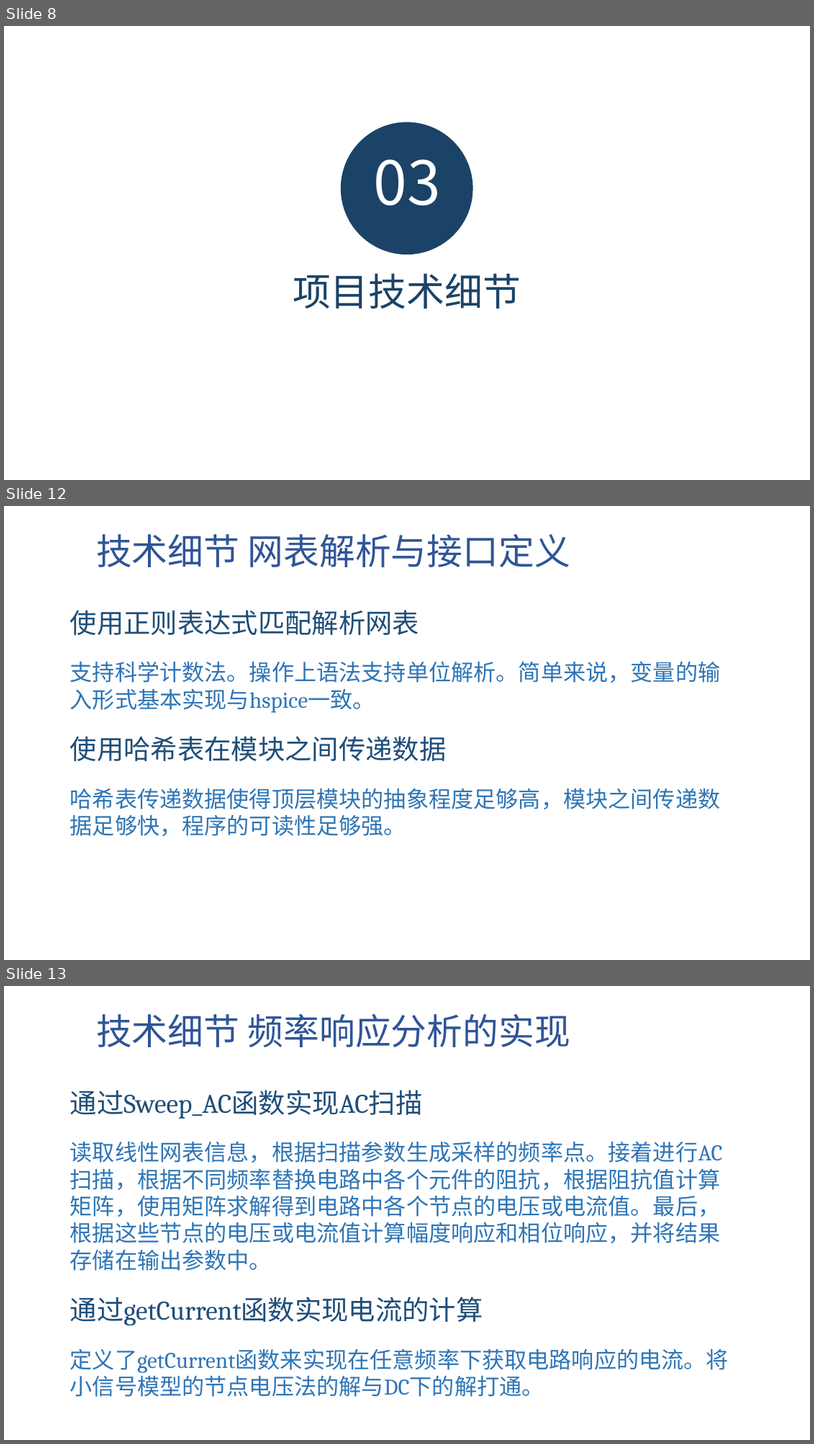
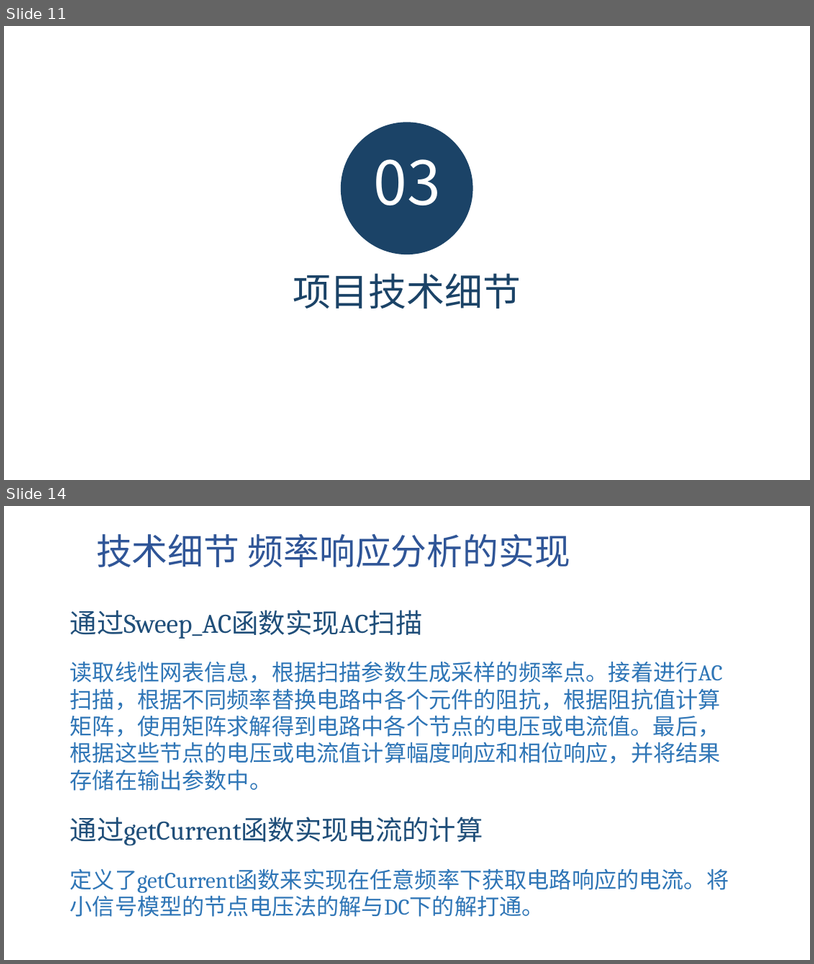
Before and after one commit to shifengzhicheng/FUDAN_ANALOG_EDA_MATLAB_SPICE, a slide deck: 基于MATLAB实现的模拟电路SPICE工具.pptx. Shown one above the other, each under a label of ours: slides 8, 12 and 13 before the commit, slides 11 and 14 after it; the slides between them are not shown. The pictures are 814x1444 and 814x964 pixels, drawn with LibreOffice and Linux fonts; fonts in the diff are those of the drawing; background and template pictures are left out. Boxes give left, top, right and bottom in pixels: in the first picture for what was removed or moved away, otherwise in the second. Text is boxed around its words. In the diff, an @@ line names an element or a change of style, - is before the commit and + after.

```diff
--- a/基于MATLAB实现的模拟电路SPICE工具.pptx
+++ b/基于MATLAB实现的模拟电路SPICE工具.pptx
@@ slide 12 removed at (x1=4, y1=506, x2=810, y2=960), background picture (left out) @@
@@ text removed at (x1=96, y1=534, x2=571, y2=567) @@
-技术细节 网表解析与接口定义
@@ text removed at (x1=70, y1=610, x2=721, y2=836) @@
-使用正则表达式匹配解析网表
-支持科学计数法。操作上语法支持单位解析。简单来说，变量的输入形式基本实现与hspice一致。
-使用哈希表在模块之间传递数据
-哈希表传递数据使得顶层模块的抽象程度足够高，模块之间传递数据足够快，程序的可读性足够强。
@@ what was slide 8 is now slide 11 @@
@@ what was slide 13 is now slide 14 @@
```
Also in this commit, not shown: 11 slides changed, 4 slides added, 3 other slides removed, 6 other files.
